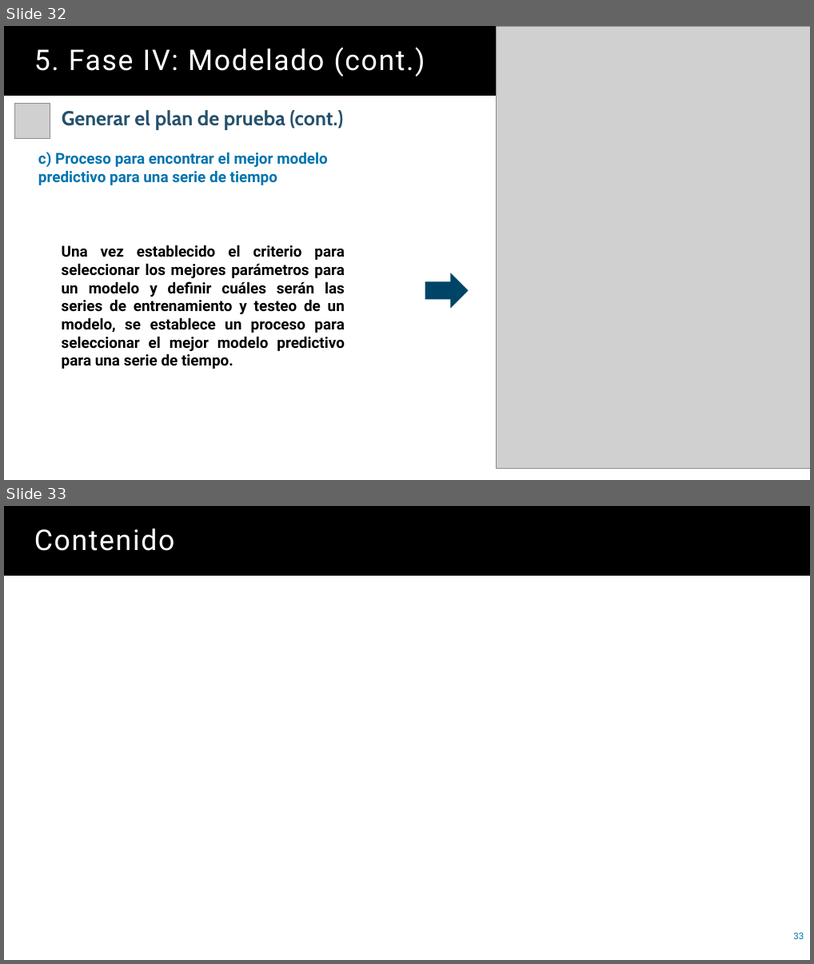
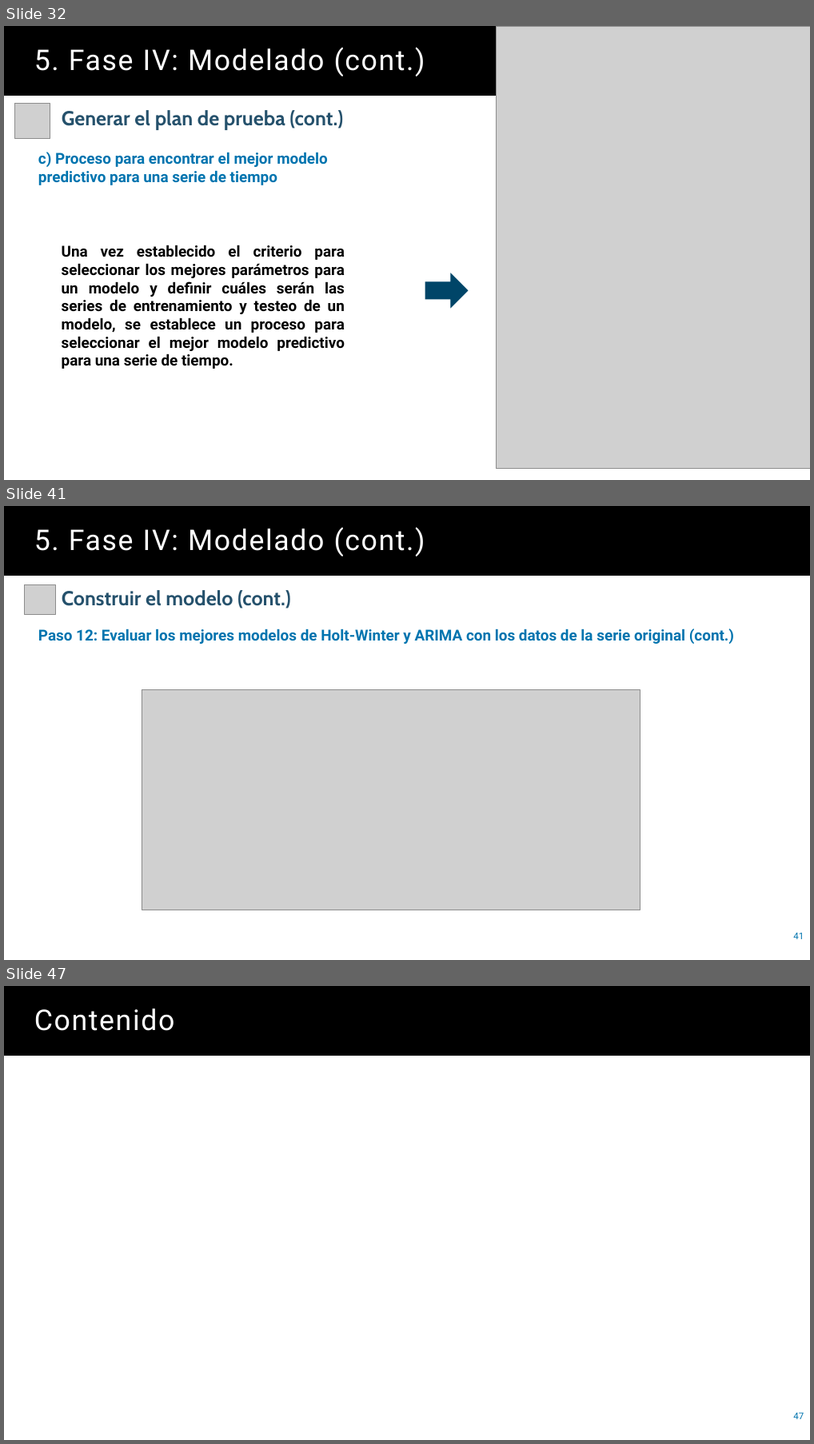
Before and after one commit to juanbo-prueba/leergit, a slide deck: Presentacion.pptx. Shown one above the other, each under a label of ours: slides 32 and 33 before the commit, slides 32, 41 and 47 after it; the slides between them are not shown. The pictures are 814x964 and 814x1444 pixels, drawn with LibreOffice and Linux fonts; fonts in the diff are those of the drawing; grey boxes stand for pictures. Boxes give left, top, right and bottom in pixels: in the first picture for what was removed or moved away, otherwise in the second. Text is boxed around its words. In the diff, an @@ line names an element or a change of style, - is before the commit and + after.

```diff
--- a/Presentacion.pptx
+++ b/Presentacion.pptx
@@ slide 41 added at [4,506,810,960], background #FFFFFF @@
@@ title added at [4,506,810,576], fill #000000, 34 pt, text #FFFFFF @@
+5. Fase IV: Modelado (cont.)
@@ picture added at [25,584,55,614] @@
@@ text added at [62,590,291,608], 24 pt, text #25516C, bold @@
+Construir el modelo (cont.)
@@ text added at [38,628,734,644], 18 pt, text #0074AF, bold @@
+Paso 12: Evaluar los mejores modelos de Holt-Winter y ARIMA con los datos de la serie original (cont.)
@@ picture added at [142,690,641,909] @@
@@ page number added at [794,932,804,939], 11 pt, text #0074AF @@
+41
@@ what was slide 33 is now slide 47 @@
@@ page number at [794,1412,804,1419]: text changed @@
-33
+47
```
Also in this commit, not shown: 13 other slides added.
